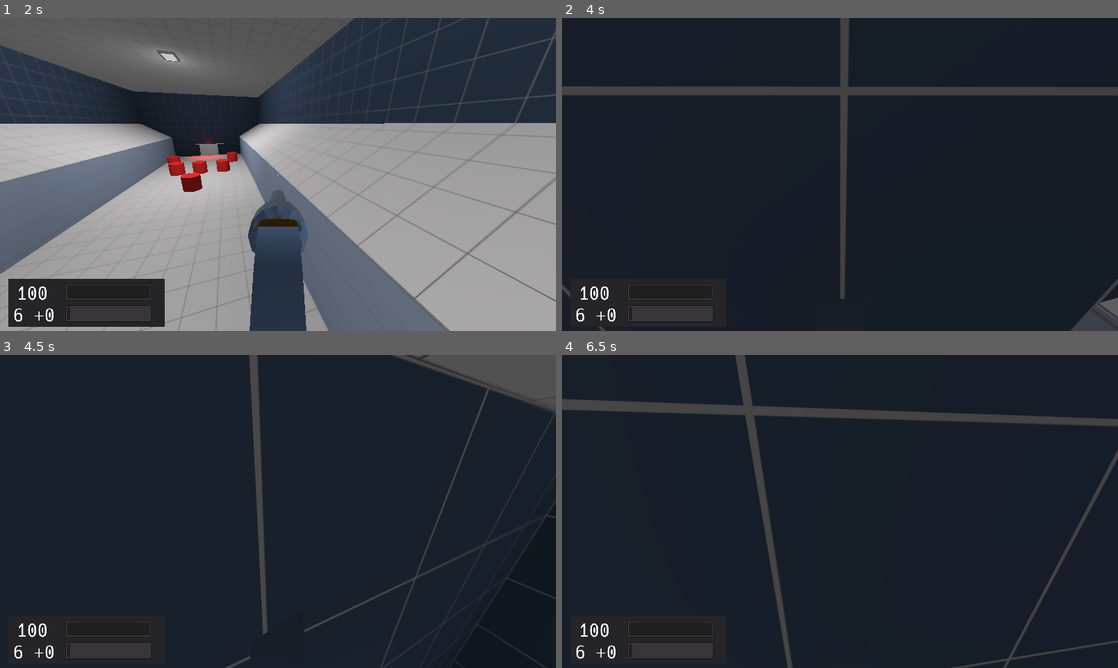
Above: before the commit, frames 1-4 (two rows, left to right).
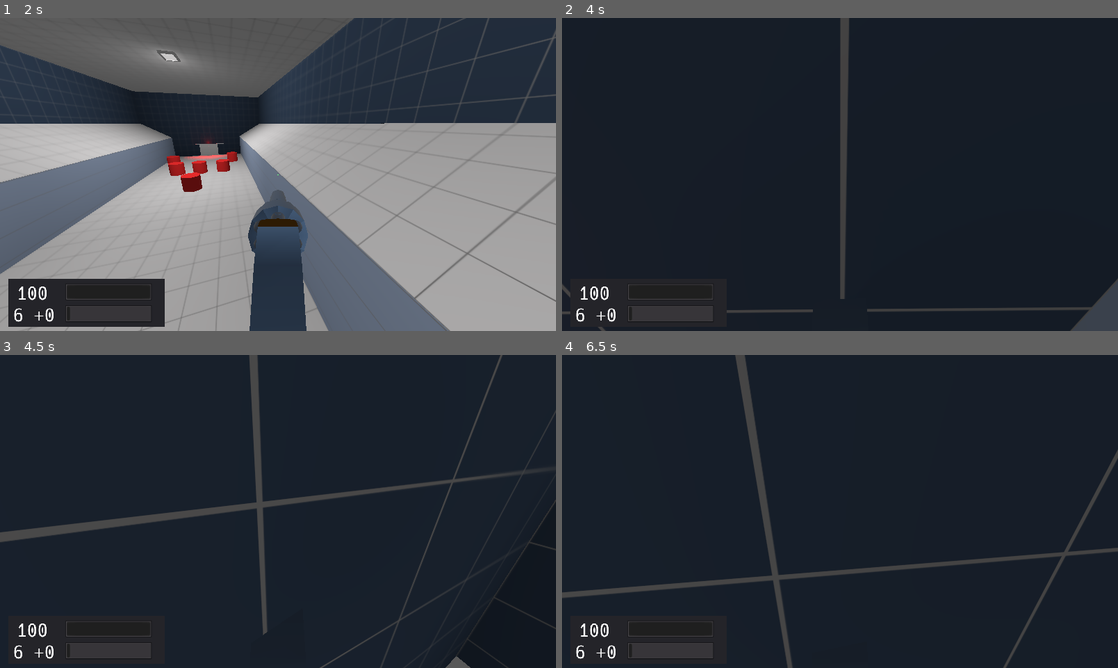
Above: after the commit, the same moments.

Repository: duckinator/keress
Game: Godot game, scene res://menus/MainMenu.tscn
The game is run twice, just before and just after one commit, with the same random seed, the same clock (stepped at 60 frames per second) and the same inputs.
Inputs (mouse positions are in pixels of both pictures, inside the frame that each line leads up to):
- Up to frame 1 (2 s): click "New Game" at 0.5 s; tap Enter (ui_accept) at 1.25 s; move the mouse to (305, 174) at 1.27 s; hold W (movement_forward) from 1.28 s (still down); hold Space (movement_jump) from 1.28 s (still down)
- Up to frame 2 (4 s): keep holding W (movement_forward); move the mouse to (812, 174) at 2.02 s; release Space (movement_jump) at 2.03 s; click (812, 174) at 2.1 s; tap Space (movement_jump) at 2.27, 2.3, 2.57, 3.05, 3.77, 3.8 s; move the mouse to (851, 168) at 2.77 s; hold Right mouse button (action_secondary) 2.78-3.53 s; move the mouse to (834, 180) at 3.52 s; tap Shift (movement_crouch) at 3.6 s
- Up to frame 3 (4.5 s): keep holding W (movement_forward); tap Space (movement_jump) at 4.07 s; move the mouse to (316, 514) at 4.27 s; hold Space (movement_jump) from 4.28 s (still down); tap Tab (quick_switch_item) at 4.35 s
- Up to frame 4 (6.5 s): keep holding W (movement_forward); move the mouse to (795, 508) at 5.02 s; release Space (movement_jump) at 5.03 s; tap 1 at 5.1 s; tap Space (movement_jump) at 5.27, 5.3, 5.57, 6.05 s; move the mouse to (845, 511) at 5.77 s; hold 2 from 5.78 s (still down)

Frame 1 is identical in both runs. In frame 2, 3.3% of the frame differs, in the area x 0-100%, y 21-97%; in frame 3, 5.0%, in the area x 0-100%, y 0-100%; in frame 4, 4.4%.

Commit message:
Revert "remove wallrunning"
This reverts commit a581b47acfe912e55f4c48531a9b0186b0c5db76.

WHY DID I REMOVE THIS BEFORE?!

Diff:
--- a/src/player/Player.gd
+++ b/src/player/Player.gd
@@ -1,6 +1,12 @@
 extends KinematicBody
 
 var fall_damage_enabled = false
+const WALLRUN_FALL_MULTIPLIER = 0.75
+const WALLRUN_SPEED_MULTIPLIER = 2
+const WALLRUN_ACCEL_MULTIPLIER = 8
+
+const NEUTRAL_CAMERA_ROTATION = 0
+const WALLRUN_CAMERA_ROTATION = -20
 
 const FALL_MULTIPLIER = 1.0
 const LOW_JUMP_MULTIPLIER = 1.5
@@ -161,8 +167,7 @@
 	dir += cam_xform.basis.x.normalized() * input_movement_vector.x
 
 	# Jumping
-	# TODO: add debounce timer.
-	if (is_on_floor() or is_on_wall()) and Input.is_action_pressed("movement_jump"):
+	if (is_on_floor() or is_on_wall()) and Input.is_action_just_pressed("movement_jump"):
 		vel.y = JUMP_SPEED
 
 func process_input_inventory(_delta):
@@ -201,6 +206,9 @@
 	elif (vel.y > 0) and not Input.is_action_pressed("movement_jump"):
 		vel += Vector3.UP * gravity.y * (LOW_JUMP_MULTIPLIER - 1) * delta
 
+	if is_on_wall() and vel.y < 0:
+		vel.y *= WALLRUN_FALL_MULTIPLIER
+
 	var hvel = vel
 	hvel.y = 0
 
@@ -212,6 +220,22 @@
 		accel = ACCEL
 	else:
 		accel = DEACCEL
+
+	if is_on_wall() and not is_on_floor():
+		var speedup = false
+		if riding_wall($LeftShortRaycast):
+			camera_rotation_tween(camera.rotation_degrees.z, -WALLRUN_CAMERA_ROTATION)
+			speedup = true
+		elif riding_wall($RightShortRaycast):
+			camera_rotation_tween(camera.rotation_degrees.z, WALLRUN_CAMERA_ROTATION)
+			speedup = true
+		if speedup:
+			# TODO: Slight weapon translation?
+			target *= WALLRUN_SPEED_MULTIPLIER
+			accel *= WALLRUN_ACCEL_MULTIPLIER
+	else:
+		camera_rotation_tween(camera.rotation_degrees.z, NEUTRAL_CAMERA_ROTATION)
+		camera.rotation_degrees.z = NEUTRAL_CAMERA_ROTATION
 
 	hvel = hvel.linear_interpolate(target, accel * delta)
 	vel.x = hvel.x
@@ -301,3 +325,24 @@
 	var weapon = $RotationHelper/Revolver
 	camera.rotation_degrees.z = new_z
 	weapon.rotation_degrees.z = camera.rotation_degrees.z
+
+const CAMERA_ROTATION_TWEEN_SPEED = 0.125
+var camera_tween = null
+func camera_rotation_tween(cur_z, new_z):
+	if camera_tween != null:
+		return
+	var camera_tween = $CameraRotationTween.duplicate()
+	var speed = CAMERA_ROTATION_TWEEN_SPEED
+	camera_tween.connect("tween_completed", self, "camera_rotation_tween_end")
+	camera_tween.repeat = false
+	camera_tween.interpolate_method(self, "set_camera_rotation_z", cur_z, new_z, speed, Tween.TRANS_LINEAR, Tween.EASE_IN)
+	add_child(camera_tween)
+	camera_tween.start()
+
+func camera_rotation_tween_end(object, key):
+	if camera_tween == null:
+		return
+	camera_tween.stop_all()
+	remove_child(camera_tween)
+	camera_tween.queue_free()
+	camera_tween = null
--- a/src/player/Player.tscn
+++ b/src/player/Player.tscn
@@ -53,6 +53,8 @@
 [node name="CollisionShape" type="CollisionShape" parent="DummyRigidBody"]
 shape = SubResource( 4 )
 
+[node name="CameraRotationTween" type="Tween" parent="."]
+
 [node name="LeftShortRaycast" type="RayCast" parent="."]
 transform = Transform( 1, 0, 0, 0, 1, 0, 0, 0, 1, 0, 3, 0 )
 cast_to = Vector3( 2, 0, 0 )
